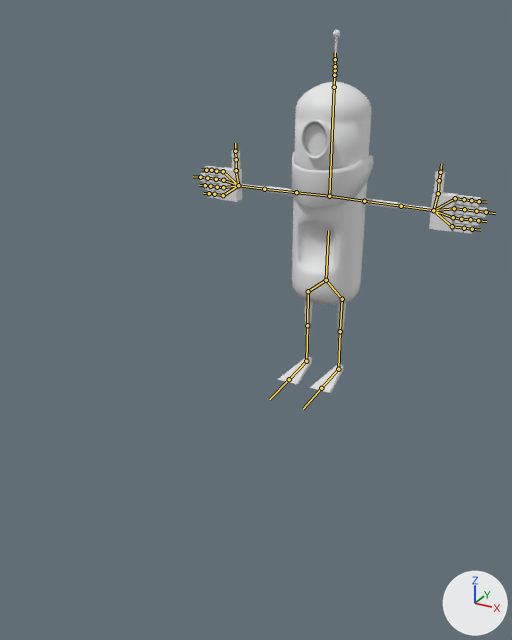
Renders of the FBX model StoryTime/Assets/Models/RobotFinal.fbx from each side of a commit.
Both versions are drawn from a 50 mm camera at (9.8, -23.31, 7.58) aimed at (0.95, -7.21, -0.48). Lighting does not change. The marker at lower right points along +X, +Y and +Z. The bones that bend it are drawn over the model as lines.
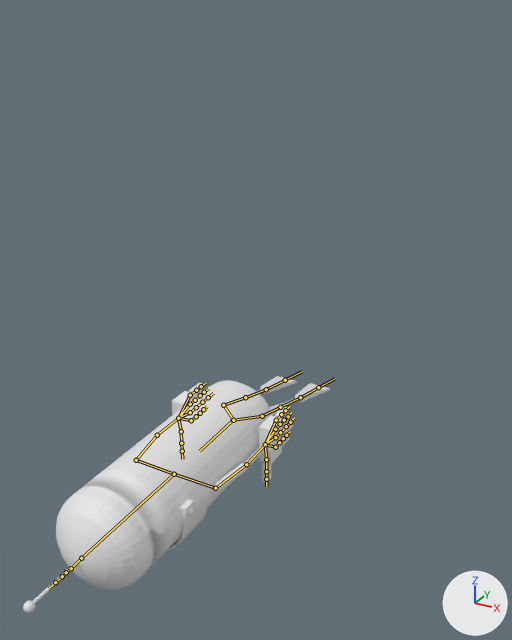
The newer file adds an action. The first version stands in its rest pose; the second is drawn at frame 66 of the action 'Armature|Dead'.

The change, as JSON lines over the scene's bpy script:
```json
{"block": "bone_body", "where": "bone_body = bpy.data.objects['Armature'].pose.bones['Body']"}
{"op": "set", "path": "bone_body.location", "old": "(0.0, 0.0, 0.0)", "new": "(0.0, -2.38, 6.97)"}
{"op": "set", "path": "bone_body.rotation_quaternion", "old": "(1.0, 0.0, 0.0, 0.0)", "new": "(0.707, 0.707, 0.0, 0.0)", "note": "degrees (0, 0, 0) -> degrees (90, 0, 0)"}
{"block": "bone_uparm_r_001", "where": "bone_uparm_r_001 = bpy.data.objects['Armature'].pose.bones['UpArm.R.001']  # child of 'UpArm.R'"}
{"op": "set", "path": "bone_uparm_r_001.rotation_quaternion", "old": "(1.0, 0.0, 0.0, 0.0)", "new": "(0.542, -0.455, -0.55, 0.445)", "note": "degrees (0, 0, 0) -> degrees (-91, -11, 90)"}
{"block": "bone_lowarm_r", "where": "bone_lowarm_r = bpy.data.objects['Armature'].pose.bones['LowArm.R']  # child of 'UpArm.R.001'"}
{"op": "set", "path": "bone_lowarm_r.rotation_quaternion", "old": "(1.0, 0.0, 0.0, 0.0)", "new": "(0.996, 0.0, 0.001, 0.087)", "note": "degrees (0, 0, 0) -> degrees (0, 0, 10)"}
{"block": "bone_uparm_l_001", "where": "bone_uparm_l_001 = bpy.data.objects['Armature'].pose.bones['UpArm.L.001']  # child of 'UpArm.L'"}
{"op": "set", "path": "bone_uparm_l_001.rotation_quaternion", "old": "(1.0, 0.0, 0.0, 0.0)", "new": "(0.54, -0.457, 0.546, -0.45)", "note": "degrees (0, 0, 0) -> degrees (-91, 10, -90)"}
{"block": "bone_lowarm_l", "where": "bone_lowarm_l = bpy.data.objects['Armature'].pose.bones['LowArm.L']  # child of 'UpArm.L.001'"}
{"op": "set", "path": "bone_lowarm_l.rotation_quaternion", "old": "(1.0, 0.0, 0.0, 0.0)", "new": "(0.996, 0.0, 0.0, -0.087)", "note": "degrees (0, 0, 0) -> degrees (0, 0, -10)"}
{"block": "bone_upleg_r", "where": "bone_upleg_r = bpy.data.objects['Armature'].pose.bones['UpLeg.R']  # child of 'Hip.R'"}
{"op": "set", "path": "bone_upleg_r.rotation_quaternion", "old": "(1.0, 0.0, 0.0, 0.0)", "new": "(0.99, 0.0, -0.003, -0.139)", "note": "degrees (0, 0, 0) -> degrees (0, 0, -16)"}
{"block": "bone_foot_r", "where": "bone_foot_r = bpy.data.objects['Armature'].pose.bones['Foot.R']  # child of 'LowLeg.R'"}
{"op": "set", "path": "bone_foot_r.rotation_quaternion", "old": "(1.0, 0.0, 0.0, 0.0)", "new": "(0.707, -0.707, 0.0, 0.0)", "note": "degrees (0, 0, 0) -> degrees (-90, 0, 0)"}
{"block": "bone_upleg_l", "where": "bone_upleg_l = bpy.data.objects['Armature'].pose.bones['UpLeg.L']  # child of 'Hip.L'"}
{"op": "set", "path": "bone_upleg_l.rotation_quaternion", "old": "(1.0, 0.0, 0.0, 0.0)", "new": "(0.991, 0.0, 0.0, 0.133)", "note": "degrees (0, 0, 0) -> degrees (0, 0, 15)"}
{"block": "bone_foot_l", "where": "bone_foot_l = bpy.data.objects['Armature'].pose.bones['Foot.L']  # child of 'LowLeg.L'"}
{"op": "set", "path": "bone_foot_l.rotation_quaternion", "old": "(1.0, 0.0, 0.0, 0.0)", "new": "(0.707, -0.707, 0.0, 0.0)", "note": "degrees (0, 0, 0) -> degrees (-90, 0, 0)"}
```

Location of each change, [x1, y1, x2, y2] in pixels of the pictures (512 x 640 px):
```json
{"object": "Cylinder", "change": "posed", "before": [200, 30, 487, 393], "after": [23, 376, 331, 613], "on screen": "7% wider, 35% shorter"}
{"bone": "Body", "before": "(326, 280) to (328, 230)", "after": "(233, 420) to (199, 451)"}
{"bone": "UpArm.R.001", "before": "(296, 192) to (264, 189)", "after": "(136, 460) to (157, 435)"}
{"bone": "LowArm.R", "before": "(264, 189) to (238, 185)", "after": "(157, 435) to (178, 418)"}
{"bone": "UpArm.L.001", "before": "(364, 201) to (401, 206)", "after": "(215, 488) to (246, 464)"}
{"bone": "LowArm.L", "before": "(401, 206) to (433, 210)", "after": "(246, 464) to (265, 444)"}
{"bone": "UpLeg.R", "before": "(308, 291) to (307, 325)", "after": "(223, 405) to (245, 397)"}
{"bone": "Foot.R", "before": "(306, 361) to (289, 379)", "after": "(266, 389) to (285, 380)"}
{"bone": "UpLeg.L", "before": "(342, 299) to (340, 331)", "after": "(262, 416) to (280, 407)"}
{"bone": "Foot.L", "before": "(338, 369) to (321, 388)", "after": "(300, 397) to (318, 387)"}
```
